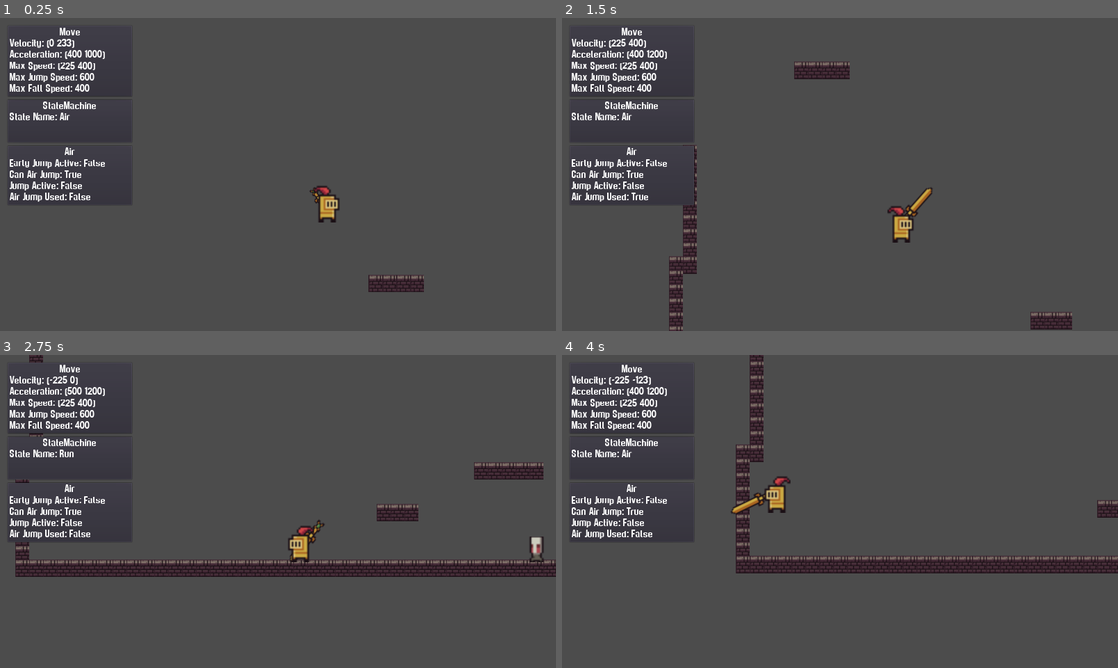
Above: before the commit, frames 1-4 (two rows, left to right).
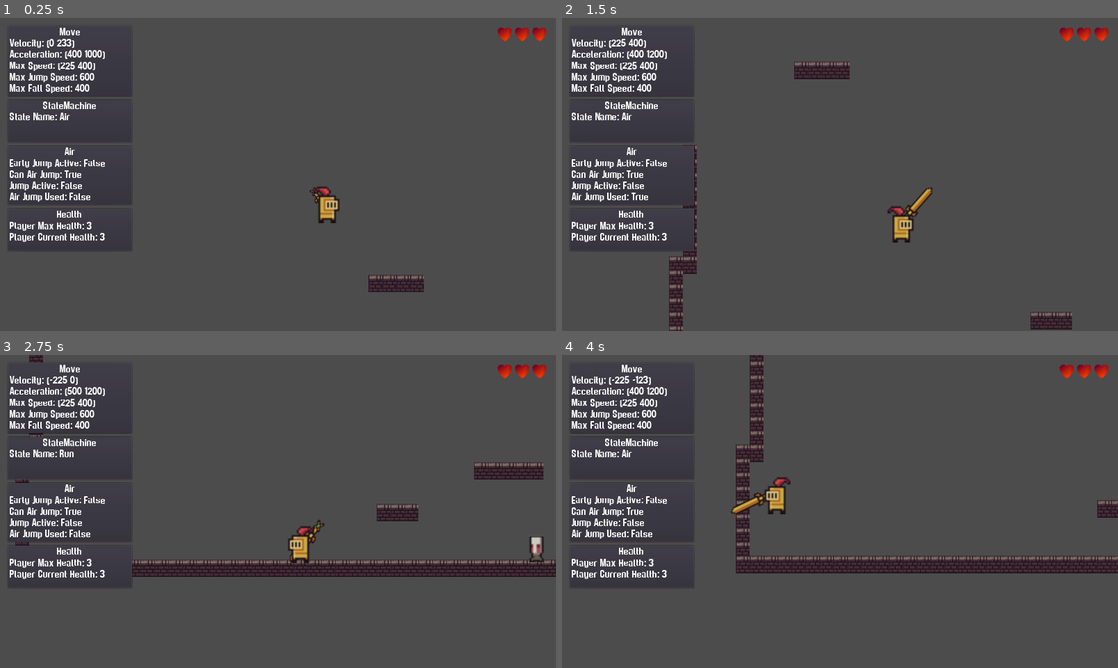
Above: after the commit, the same moments.

Repository: gregpennefather/jingle-game-jam-entry-2019
Game: Godot game, scene res://Scenes/DungeonScene.tscn
Same seed, same stepped clock (60 frames per second), same inputs: the game is played once before the commit and once after it.
Inputs (mouse positions are in pixels of both pictures, inside the frame that each line leads up to):
- Up to frame 1 (0.25 s): no input
- Up to frame 2 (1.5 s): move the mouse to (812, 237) at 0.52 s; press the mouse at (812, 237) at 0.53 s; hold D (move_right) from 0.53 s (still down); tap W (jump) at 0.77 s; move the mouse to (1006, 221) at 1.27 s; release the mouse at (1006, 221) at 1.28 s; click (1006, 221) at 1.35 s
- Up to frame 3 (2.75 s): tap W (jump) at 1.52 s; move the mouse to (111, 464) at 2.02 s; release D (move_right) at 2.03 s; press the mouse at (111, 464) at 2.03 s; hold Left (move_left) from 2.03 s (still down)
- Up to frame 4 (4 s): keep holding Left (move_left); move the mouse to (867, 511) at 2.77 s; release the mouse at (867, 511) at 2.78 s; click (867, 511) at 2.85 s; tap W (jump) at 3.02, 3.77 s; move the mouse to (756, 433) at 3.52 s; press the mouse at (756, 433) at 3.53 s

The runs differ from the first frame. In frame 1, 0.8% of the frame differs, in the area x 1-99%, y 3-72%; in frame 2, 0.8%; in frame 3, 1.2%; in frame 4, 0.8%.

Commit message:
Player health and death

Diff:
--- a/Game/AutoLoad/Events.gd
+++ b/Game/AutoLoad/Events.gd
@@ -5,3 +5,4 @@
 signal player_attacked(player)
 signal enemy_hit(enemy)
 signal player_hit(player)
+signal player_died()
--- a/Game/Player/Body/Body.gd
+++ b/Game/Player/Body/Body.gd
@@ -34,13 +34,18 @@
 		scale.x = abs(scale.x) * -1
 
 func play_run_animation():
-	if $Frame/AnimationPlayer.current_animation != "hit":
+	if $Frame/AnimationPlayer.current_animation == "idle" or $Frame/AnimationPlayer.current_animation == "run":
 		$Frame/AnimationPlayer.play("run")
 	if HasSword:
 		if $Sword/AnimationPlayer.current_animation == "run" or $Sword/AnimationPlayer.current_animation == "idle":
 			$Sword/AnimationPlayer.play("run")
 
+func play_die():
+	print('die animation')
+	$Frame/AnimationPlayer.play("die")
+
 func play_hit_animation():
+	print('hit animation')
 	$Frame/AnimationPlayer.play("hit")
 
 func play_attack_animation():
@@ -50,6 +55,5 @@
 func _on_Sword_AnimationPlayer_animation_finished(anim_name: String) -> void:
 	$Sword/AnimationPlayer.play("idle")
 
-
 func _on_SwingArea_body_entered(body):
 	Events.emit_signal("enemy_hit", body)
--- a/Game/Player/Body/Body.tscn
+++ b/Game/Player/Body/Body.tscn
@@ -159,6 +159,69 @@
 "values": [ false, false, true, false ]
 }
 
+[sub_resource type="Animation" id=8]
+resource_name = "die"
+tracks/0/type = "value"
+tracks/0/path = NodePath("Frame/UnarmouredSprite:position")
+tracks/0/interp = 1
+tracks/0/loop_wrap = true
+tracks/0/imported = false
+tracks/0/enabled = true
+tracks/0/keys = {
+"times": PoolRealArray( 0, 0.1, 0.2 ),
+"transitions": PoolRealArray( 1, 1, 1 ),
+"update": 0,
+"values": [ Vector2( 0, -16 ), Vector2( 0, -20 ), Vector2( 0, -8 ) ]
+}
+tracks/1/type = "value"
+tracks/1/path = NodePath("Frame/UnarmouredSprite:rotation_degrees")
+tracks/1/interp = 1
+tracks/1/loop_wrap = true
+tracks/1/imported = false
+tracks/1/enabled = true
+tracks/1/keys = {
+"times": PoolRealArray( 0, 0.2 ),
+"transitions": PoolRealArray( 1, 1 ),
+"update": 0,
+"values": [ 0.0, -90.0 ]
+}
+tracks/2/type = "value"
+tracks/2/path = NodePath("Sword:visible")
+tracks/2/interp = 1
+tracks/2/loop_wrap = true
+tracks/2/imported = false
+tracks/2/enabled = true
+tracks/2/keys = {
+"times": PoolRealArray( 0 ),
+"transitions": PoolRealArray( 1 ),
+"update": 1,
+"values": [ false ]
+}
+tracks/3/type = "value"
+tracks/3/path = NodePath("Frame/ArmouredSprite:position")
+tracks/3/interp = 1
+tracks/3/loop_wrap = true
+tracks/3/imported = false
+tracks/3/enabled = true
+tracks/3/keys = {
+"times": PoolRealArray( 0, 0.1, 0.2 ),
+"transitions": PoolRealArray( 1, 1, 1 ),
+"update": 0,
+"values": [ Vector2( 0, -32 ), Vector2( 0, -36 ), Vector2( -16, -8 ) ]
+}
+tracks/4/type = "value"
+tracks/4/path = NodePath("Frame/ArmouredSprite:rotation_degrees")
+tracks/4/interp = 1
+tracks/4/loop_wrap = true
+tracks/4/imported = false
+tracks/4/enabled = true
+tracks/4/keys = {
+"times": PoolRealArray( 0, 0.2 ),
+"transitions": PoolRealArray( 1, 1 ),
+"update": 0,
+"values": [ 0.0, -90.0 ]
+}
+
 [sub_resource type="Animation" id=7]
 resource_name = "hit"
 length = 0.2
@@ -219,7 +282,6 @@
 
 [node name="Body" type="Node2D"]
 script = ExtResource( 2 )
-Armoured = false
 
 [node name="Sword" type="Node2D" parent="."]
 
@@ -255,7 +317,6 @@
 [node name="Frame" type="Node2D" parent="."]
 
 [node name="ArmouredSprite" type="Sprite" parent="Frame"]
-visible = false
 position = Vector2( 0, -32 )
 scale = Vector2( 2, 2 )
 texture = ExtResource( 1 )
@@ -263,6 +324,7 @@
 region_rect = Rect2( 240, 225, 16, 32 )
 
 [node name="UnarmouredSprite" type="Sprite" parent="Frame"]
+visible = false
 position = Vector2( 0, -16 )
 scale = Vector2( 2, 2 )
 texture = ExtResource( 1 )
@@ -271,6 +333,7 @@
 
 [node name="AnimationPlayer" type="AnimationPlayer" parent="Frame"]
 root_node = NodePath("../..")
+anims/die = SubResource( 8 )
 anims/hit = SubResource( 7 )
 anims/idle = SubResource( 3 )
 anims/run = SubResource( 4 )
--- /dev/null
+++ b/Game/Player/Die.gd
@@ -0,0 +1,18 @@
+extends State
+
+func unhandled_input(event: InputEvent) -> void:
+	return
+
+func physics_process(delta: float) -> void:
+	return
+
+func enter(msg: Dictionary = {}) -> void:
+	owner.camera_rig.is_active = false
+	owner.body.play_die()
+	owner.body.connect("animation_finished", self, "_on_Player_animation_finished")
+
+func exit() -> void:
+	return
+
+func _on_Player_animation_finished():
+	print('death animation done')
--- /dev/null
+++ b/Game/Player/Health.gd
@@ -0,0 +1,32 @@
+extends Node
+
+export (int) var base_player_health = 1
+
+onready var item_reference: Node = get_node(item_reference_path)
+onready var heart_container: Node = get_node(heart_container_reference_path)
+
+export var item_reference_path: NodePath
+export var heart_container_reference_path: NodePath
+
+var player_max_health: int
+var player_current_health: int
+
+func _ready():
+	player_max_health = base_player_health
+	if item_reference.active:
+		player_max_health += item_reference.health_bonus
+	player_current_health = player_max_health
+	heart_container.set_max_health(player_max_health)
+	print('max: %s, cur: %s' %[player_max_health, player_current_health])
+
+func _get_configuration_warning() -> String:
+	if not item_reference_path.is_empty():
+		return ""
+	else:
+		return "Item Reference Path should not be empty."
+
+func take_damage(amount: int) -> void:
+	player_current_health -= amount
+	heart_container.set_current_health(player_current_health)
+	if player_current_health <= 0:
+		Events.emit_signal("player_died", get_parent())
--- a/Game/Player/Items/Item.gd
+++ b/Game/Player/Items/Item.gd
@@ -2,3 +2,4 @@
 class_name Item, "res://Assets/Icons/item.svg"
 
 export (bool) var active = true
+export (int) var health_bonus = 0
--- a/Game/Player/Player.gd
+++ b/Game/Player/Player.gd
@@ -4,6 +4,8 @@
 onready var state_machine: StateMachine = $StateMachine
 onready var collider: CollisionShape2D = $CollisionShape2D
 onready var body := $Body
+onready var health := $Health
+onready var camera_rig := $CameraRig
 
 const FLOOR_NORMAL := Vector2.UP
 
@@ -11,6 +13,7 @@
 	Events.connect("player_moved", self, "_on_Player_moved")
 	Events.connect("player_attacked", self, "_on_Player_attacked")
 	Events.connect("player_hit", self, "_on_Player_hit")
+	Events.connect("player_died", self, "_on_Player_died")
 	update_body()
 
 func update_body():
@@ -28,5 +31,8 @@
 	player.body.play_attack_animation()
 
 static func _on_Player_hit(player: Player) -> void:
-	print('hit')
 	player.body.play_hit_animation()
+	player.health.take_damage(1)
+
+static func _on_Player_died(player: Player) -> void:
+	player.state_machine.transition_to("Die")
--- a/Game/Player/Player.tscn
+++ b/Game/Player/Player.tscn
@@ -16,6 +16,8 @@
 [ext_resource path="res://Player/Swing.gd" type="Script" id=14]
 [ext_resource path="res://Player/States/StateMachine.gd" type="Script" id=15]
 [ext_resource path="res://Player/Armour.gd" type="Script" id=16]
+[ext_resource path="res://Player/Health.gd" type="Script" id=17]
+[ext_resource path="res://Player/Die.gd" type="Script" id=18]
 
 [sub_resource type="RectangleShape2D" id=1]
 extents = Vector2( 9.83311, 16.1188 )
@@ -25,7 +27,6 @@
 script = ExtResource( 7 )
 
 [node name="Body" parent="." instance=ExtResource( 1 )]
-Armoured = true
 
 [node name="CollisionShape2D" type="CollisionShape2D" parent="."]
 position = Vector2( 0, -16 )
@@ -59,6 +60,7 @@
 
 [node name="Armour" type="Node" parent="Items"]
 script = ExtResource( 16 )
+health_bonus = 2
 
 [node name="StateMachine" parent="." instance=ExtResource( 2 )]
 initial_state = NodePath("Move/Idle")
@@ -90,6 +92,9 @@
 wait_time = 0.5
 one_shot = true
 
+[node name="Die" type="Node" parent="StateMachine"]
+script = ExtResource( 18 )
+
 [node name="AttackStateMachine" type="Node" parent="."]
 script = ExtResource( 15 )
 initial_state = NodePath("Attack")
@@ -105,4 +110,8 @@
 script = ExtResource( 14 )
 
 [node name="CameraRig" parent="." instance=ExtResource( 8 )]
+
+[node name="Health" type="Node" parent="."]
+script = ExtResource( 17 )
+item_reference_path = NodePath("../Items/Armour")
 [connection signal="timeout" from="StateMachine/Move/Air/JumpDuration" to="StateMachine/Move/Air" method="_on_JumpDuration_timeout"]
--- a/Game/Scenes/DungeonScene.tscn
+++ b/Game/Scenes/DungeonScene.tscn
@@ -1,9 +1,10 @@
-[gd_scene load_steps=5 format=2]
+[gd_scene load_steps=6 format=2]
 
 [ext_resource path="res://Tileset/DungeonTileset.tres" type="TileSet" id=1]
 [ext_resource path="res://Player/Player.tscn" type="PackedScene" id=2]
 [ext_resource path="res://UI/Debug/DebugPanel.tscn" type="PackedScene" id=3]
 [ext_resource path="res://Enemies/BaseEnemy.tscn" type="PackedScene" id=4]
+[ext_resource path="res://UI/Health/HeartContainer.tscn" type="PackedScene" id=5]
 
 [node name="DungeonScene" type="Node2D"]
 
@@ -20,7 +21,7 @@
 
 [node name="VBoxContainer" type="VBoxContainer" parent="UI/DebugDock"]
 margin_right = 290.0
-margin_bottom = 416.0
+margin_bottom = 522.0
 
 [node name="DebugPanel" parent="UI/DebugDock/VBoxContainer" instance=ExtResource( 3 )]
 anchor_right = 0.0
@@ -48,6 +49,24 @@
 reference_path = NodePath("../../../../Player/StateMachine/Move/Air")
 properties = PoolStringArray( "early_jump_active", "can_air_jump", "jump_active", "air_jump_used" )
 
+[node name="DebugPanel4" parent="UI/DebugDock/VBoxContainer" instance=ExtResource( 3 )]
+anchor_right = 0.0
+anchor_bottom = 0.0
+margin_top = 420.0
+margin_right = 290.0
+margin_bottom = 522.0
+reference_path = NodePath("../../../../Player/Health")
+properties = PoolStringArray( "player_max_health", "player_current_health" )
+
+[node name="HeartContainer" parent="UI" instance=ExtResource( 5 )]
+anchor_left = 1.0
+anchor_bottom = 0.0
+margin_left = -136.0
+margin_right = 0.0
+margin_bottom = 56.0
+custom_constants/margin_right = 20
+custom_constants/margin_top = 20
+
 [node name="TileMap" type="TileMap" parent="."]
 tile_set = ExtResource( 1 )
 cell_size = Vector2( 16, 16 )
@@ -62,6 +81,9 @@
 [node name="JumpDuration" parent="Player/StateMachine/Move/Air" index="0"]
 wait_time = 0.3
 
+[node name="Health" parent="Player" index="9"]
+heart_container_reference_path = NodePath("../../UI/HeartContainer")
+
 [node name="Enemies" type="Node" parent="."]
 
 [node name="BaseEnemy" parent="Enemies" instance=ExtResource( 4 )]
--- /dev/null
+++ b/Game/UI/Health/Heart.tscn
@@ -0,0 +1,13 @@
+[gd_scene load_steps=2 format=2]
+
+[ext_resource path="res://Assets/hearts.png" type="Texture" id=1]
+
+[node name="Heart" type="TextureRect"]
+anchor_right = 1.0
+anchor_bottom = 1.0
+margin_right = -1244.0
+margin_bottom = -684.0
+texture = ExtResource( 1 )
+__meta__ = {
+"_edit_use_anchors_": false
+}
--- /dev/null
+++ b/Game/UI/Health/HeartContainer.gd
@@ -0,0 +1,24 @@
+extends MarginContainer
+
+export (PackedScene) var heart_scene
+
+var max_health: int
+
+func set_max_health(value: int):
+	max_health = value
+	for child in $HBoxContainer.get_children():
+		child.queue_free()
+	for index in range(max_health):
+		$HBoxContainer.add_child(heart_scene.instance())
+
+
+func set_current_health(current_health: int):
+	var count := 0
+	print('current_health: %s' %current_health)
+	for child_index in range(max_health):
+		if child_index < current_health:
+			print('count %s shown' %count)
+			$HBoxContainer.get_child(child_index).modulate = Color(1,1,1,1)
+		else:
+			print('count %s hidden' %count)
+			$HBoxContainer.get_child(child_index).modulate = Color("7d4b3232")
--- /dev/null
+++ b/Game/UI/Health/HeartContainer.tscn
@@ -0,0 +1,19 @@
+[gd_scene load_steps=3 format=2]
+
+[ext_resource path="res://UI/Health/Heart.tscn" type="PackedScene" id=1]
+[ext_resource path="res://UI/Health/HeartContainer.gd" type="Script" id=2]
+
+[node name="HeartContainer" type="MarginContainer"]
+anchor_right = 1.0
+anchor_bottom = 1.0
+margin_right = -1164.0
+margin_bottom = -684.0
+script = ExtResource( 2 )
+__meta__ = {
+"_edit_use_anchors_": false
+}
+heart_scene = ExtResource( 1 )
+
+[node name="HBoxContainer" type="HBoxContainer" parent="."]
+margin_right = 116.0
+margin_bottom = 36.0
Binary file added: Game/Assets/hearts.png
Not shown, added: Game/Assets/hearts.png.import
Not shown: 1 places in Game/Player/Body/Body.tscn that only renumber resources
Not shown: 1 places in Game/Player/Player.tscn that only renumber resources
